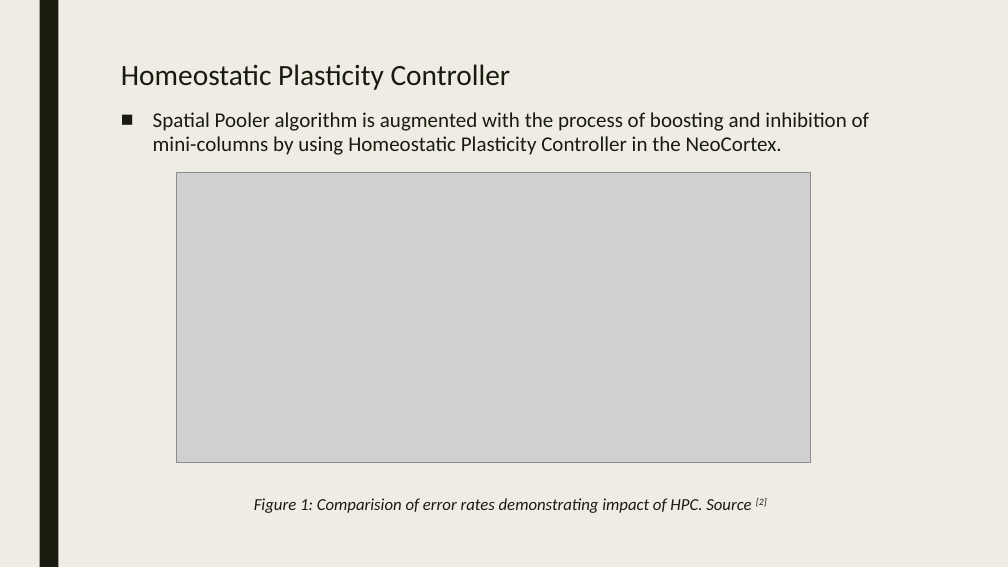
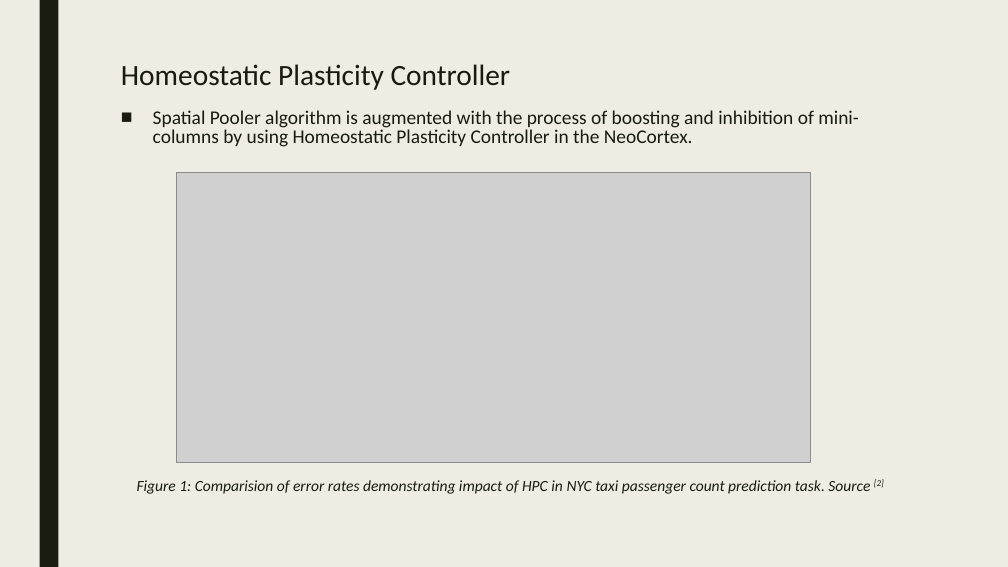
Before and after one commit to shubhamsuryawanshi/neocortexapi, a slide deck: slide 5 of source/MySEProject/Documentation/Presentation.pptx (slide 4 before the commit). Drawn at 1008x567 pixels with LibreOffice and Linux fonts; fonts in the diff are those of the drawing; grey boxes stand for pictures. Boxes give left, top, right and bottom in pixels: in the first picture for what was removed or moved away, otherwise in the second. Text is boxed around its words. In the diff, an @@ line names an element or a change of style, - is before the commit and + after.

```diff
--- a/source/MySEProject/Documentation/Presentation.pptx
+++ b/source/MySEProject/Documentation/Presentation.pptx
@@ text at [153,110,859,147]: size 20 to 18.5 pt in "Spatial Pooler algorithm is augmented with the ..."; line spacing 0.94 to 0.84 @@
@@ text at [137,479,884,494]: text changed; size 16 to 14.8 pt @@
-Figure 1: Comparision of error rates demonstrating impact of HPC. Source [2]
+Figure 1: Comparision of error rates demonstrating impact of HPC in NYC taxi passenger count prediction task. Source [2]
```
Also in this commit, not shown: 2 other slides changed, 1 slide added, 2 other files.
